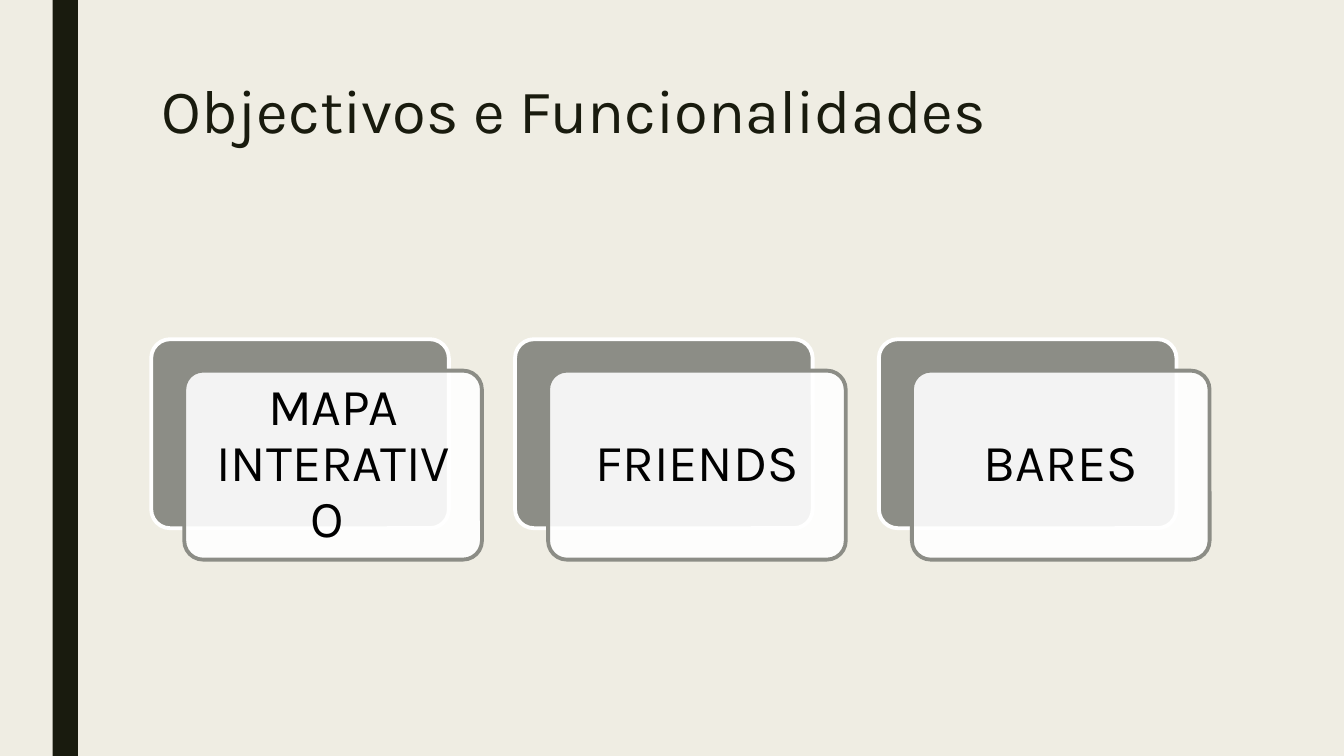
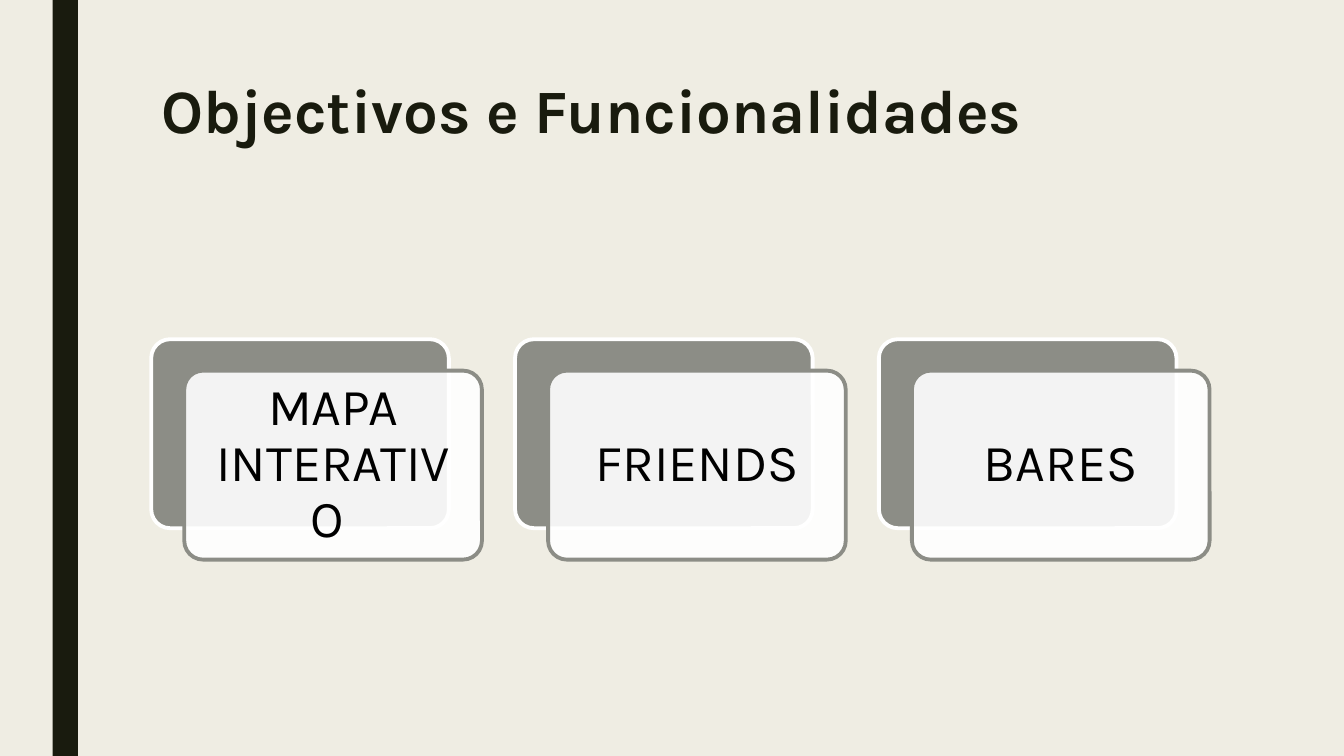
Before and after one commit to joaoppiresp/Proj-Mobile, a slide deck: slide 3 of Relatorios-Progresso/FRIEND’S_3rdDelivery.pptx. Drawn at 1344x756 pixels with LibreOffice and Linux fonts; fonts in the diff are those of the drawing. Boxes give left, top, right and bottom in pixels: in the first picture for what was removed or moved away, otherwise in the second. Text is boxed around its words. In the diff, an @@ line names an element or a change of style, - is before the commit and + after.

```diff
--- a/Relatorios-Progresso/FRIEND’S_3rdDelivery.pptx
+++ b/Relatorios-Progresso/FRIEND’S_3rdDelivery.pptx
@@ title "Objectivos e Funcionalidades" at (161, 89, 1022, 148): bold on @@
```
Also in this commit, not shown: 5 other slides changed.
